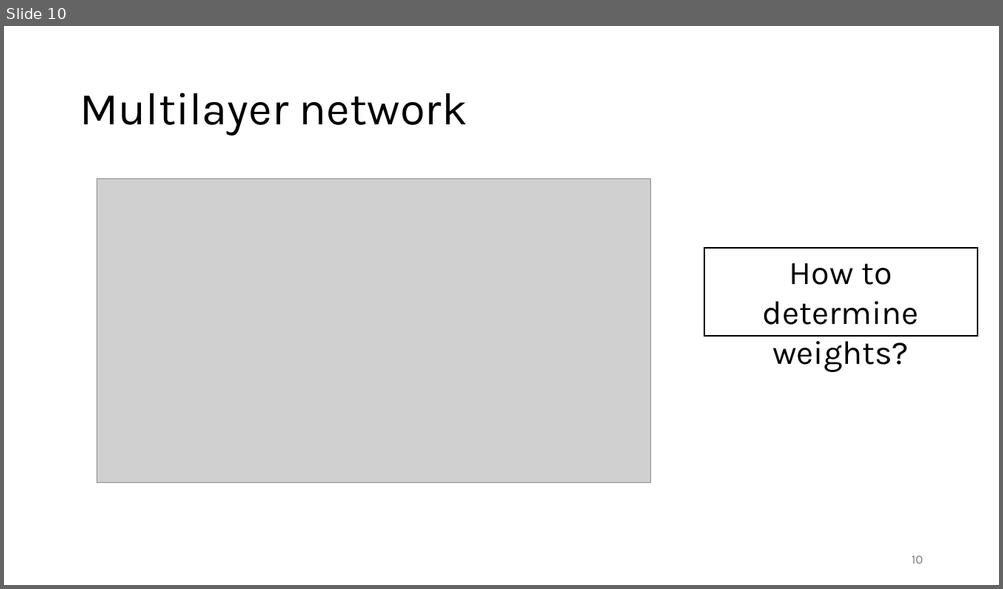
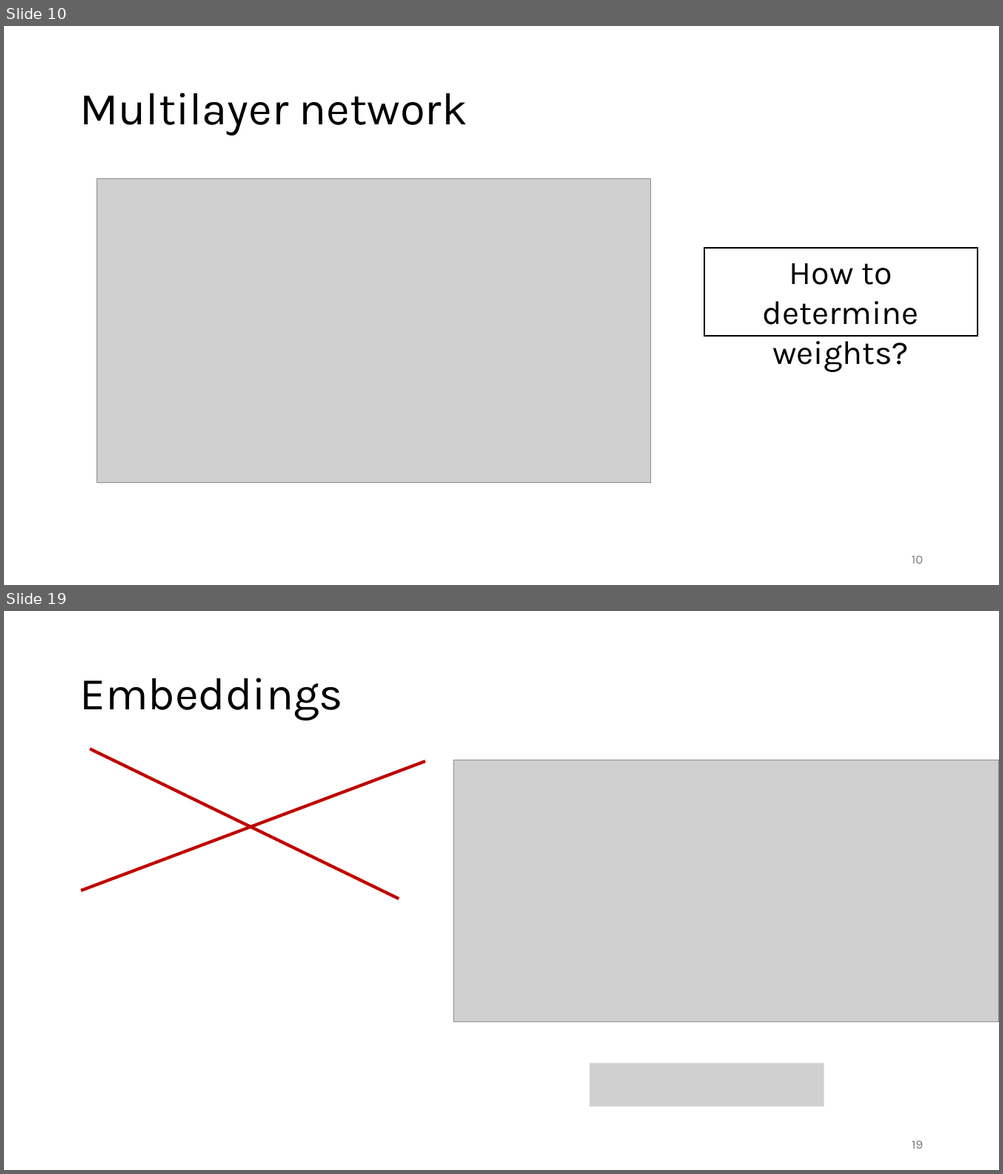
Before and after one commit to gjbex/Deploying-LLMs-locally, a slide deck: local_LLMs.pptx. Shown one above the other, each under a label of ours: slide 10 before the commit, slides 10 and 19 after it; the slides between them are not shown. The pictures are 1003x589 and 1003x1174 pixels, drawn with LibreOffice and Linux fonts; fonts in the diff are those of the drawing; grey boxes stand for pictures. Boxes give left, top, right and bottom in pixels: in the first picture for what was removed or moved away, otherwise in the second. Text is boxed around its words. In the diff, an @@ line names an element or a change of style, - is before the commit and + after.

```diff
--- a/local_LLMs.pptx
+++ b/local_LLMs.pptx
@@ slide 19 added at <box>4,611,999,1170</box>, background #FFFFFF @@
@@ title added at <box>79,678,343,721</box>, 44 pt, text #000000 @@
+Embeddings
@@ line added from (81, 891) to (426, 762), #C00000 3 pt @@
@@ line added from (90, 749) to (398, 899), #C00000 3 pt @@
@@ picture added at <box>453,760,999,1022</box> @@
@@ picture added at <box>589,1063,823,1106</box> @@
@@ page number added at <box>911,1141,922,1149</box>, 12 pt, text #797979 @@
+19
```
Also in this commit, not shown: 4 slides changed, 33 other slides added, 1 slide removed.
